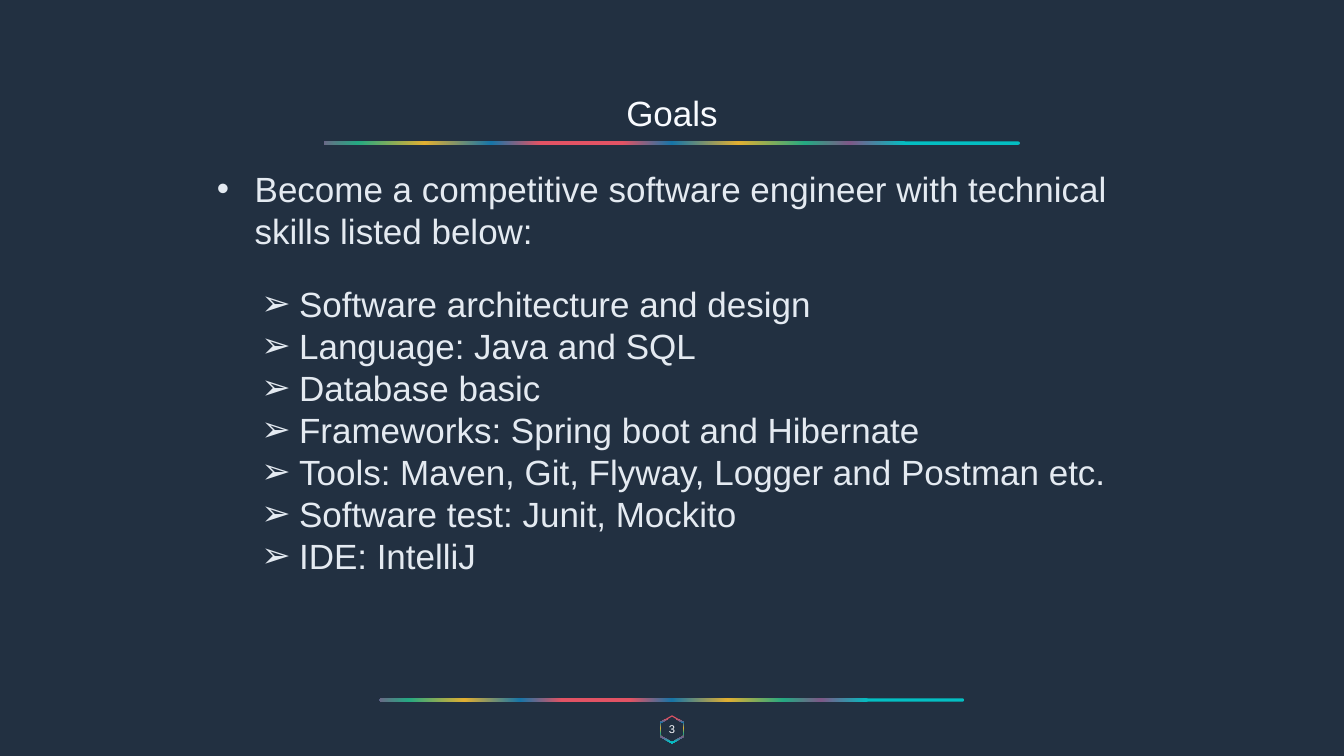
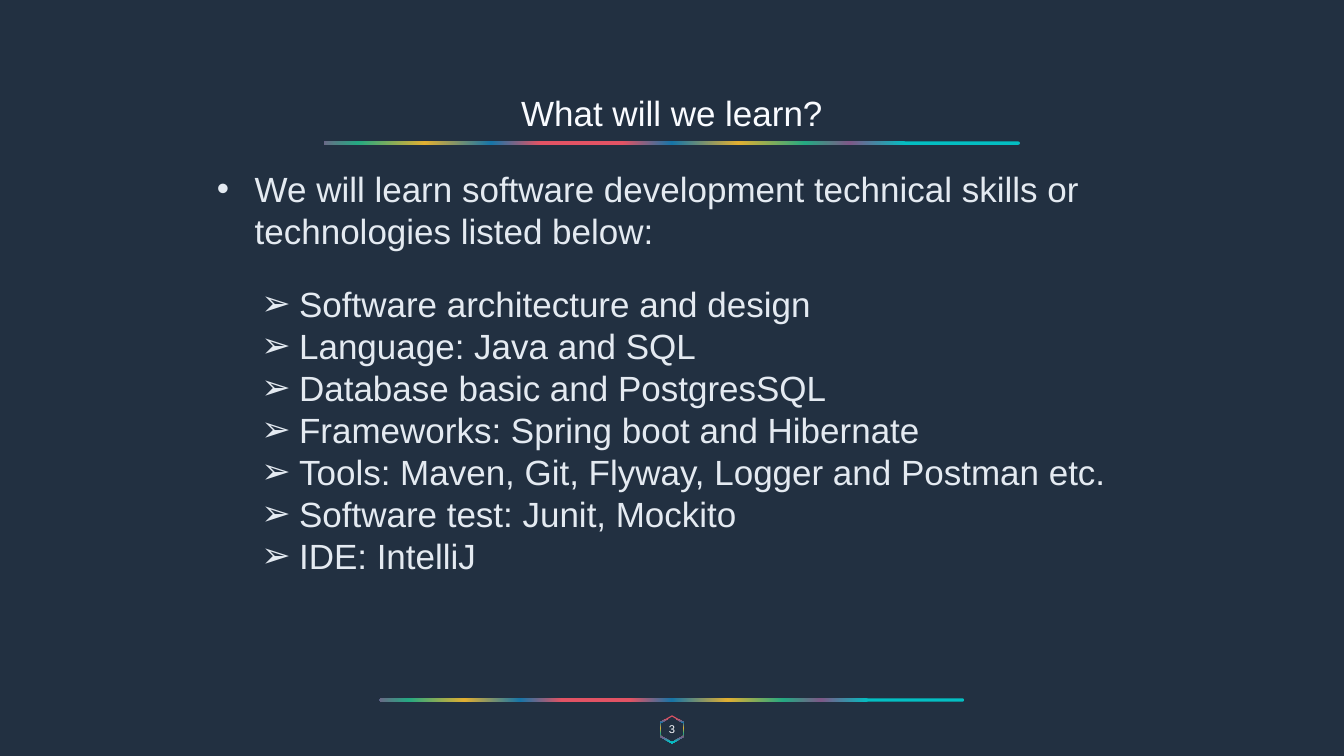
Before and after one commit to overtureLLC/java-spring-material, a slide deck: slide 3 of Warmup/warmup.pptx. Drawn at 1344x756 pixels with LibreOffice and Linux fonts; fonts in the diff are those of the drawing. Boxes give left, top, right and bottom in pixels: in the first picture for what was removed or moved away, otherwise in the second. Text is boxed around its words. In the diff, an @@ line names an element or a change of style, - is before the commit and + after.

```diff
--- a/Warmup/warmup.pptx
+++ b/Warmup/warmup.pptx
@@ text at box(521, 100, 822, 127): text changed @@
-Goals
+What will we learn?
@@ text at box(255, 176, 1078, 251): text changed @@
-• Become a competitive software engineer with technical skills listed below:
+• We will learn software development technical skills or technologies listed below:
@@ text at box(299, 375, 826, 408): text changed @@
-➢ Database basic
+➢ Database basic and PostgresSQL
```
Also in this commit, not shown: 19 other slides changed, 14 slides added, 4 slides removed.
